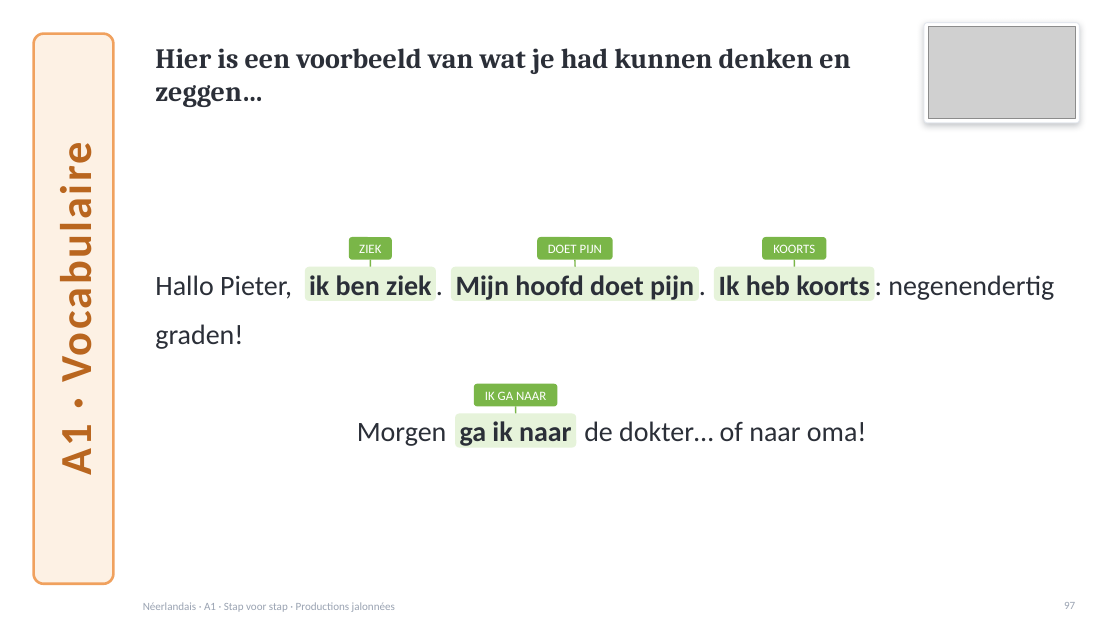
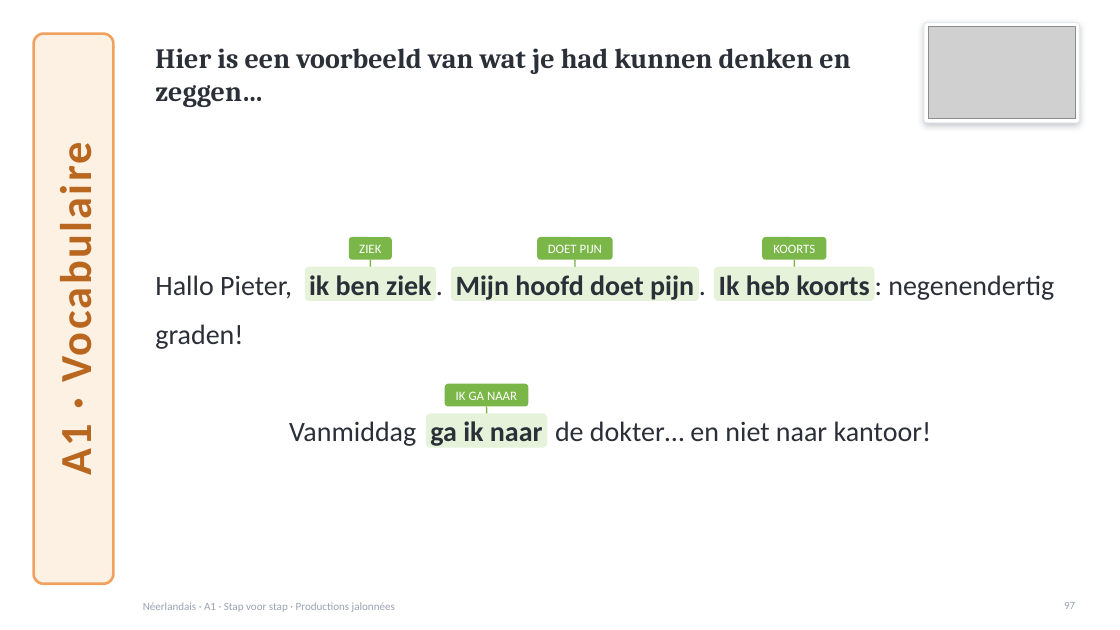
Before and after one commit to ajouniaux/talenleren, a slide deck: slide 97 of neerlandais1/powerpoints/Stap_voor_stap_A1_debutants.pptx. Drawn at 1120x630 pixels with LibreOffice and Linux fonts; fonts in the diff are those of the drawing; grey boxes stand for pictures. Boxes give left, top, right and bottom in pixels: in the first picture for what was removed or moved away, otherwise in the second. Text is boxed around its words. In the diff, an @@ line names an element or a change of style, - is before the commit and + after.

```diff
--- a/neerlandais1/powerpoints/Stap_voor_stap_A1_debutants.pptx
+++ b/neerlandais1/powerpoints/Stap_voor_stap_A1_debutants.pptx
@@ 2 texts, 2 rounded rectangles, 1 line: place and size @@
-2 texts, 2 rounded rectangles, 1 line at [455, 384, 576, 448]
+2 texts, 2 rounded rectangles, 1 line at [426, 384, 547, 448]
@@ text at [289, 421, 416, 446]: text changed @@
-Morgen
+Vanmiddag
@@ text at [555, 421, 932, 441]: text changed @@
-de dokter… of naar oma!
+de dokter… en niet naar kantoor!
```
Also in this commit, not shown: 19 other slides changed, 5 other files.
